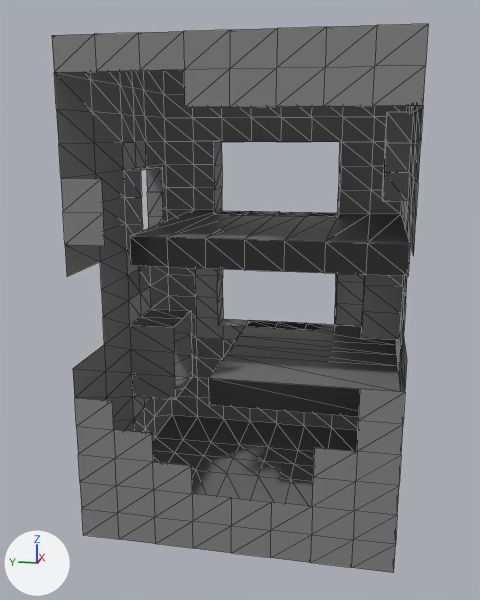
Two versions of the OBJ model app/src/main/assets/models/builddamage/buildd3.obj, one commit apart.
Rendered twice from a 50 mm lens placed at (-17.06, -2.88, 3.71), pointed at (-0.65, 0.41, -0.39). The axes (+X, +Y, +Z) are drawn at lower left. The lights are the same throughout. The first picture is the older version. Mesh edges are drawn as thin lines. Where no turn or scale is listed for an object, it has been applied to the vertices.
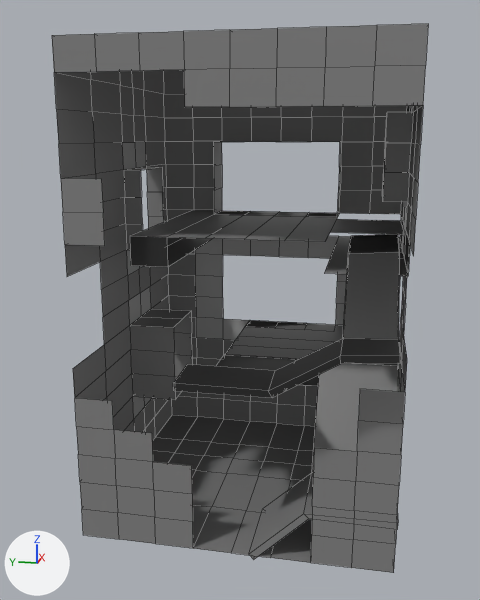
Location of each change, [x1, y1, x2, y2] in pixels of the pictures (480 x 600 px):
'Cube.001', added (black)
    after: [173, 234, 400, 398]
part 1 of me_cube, added
    after: [249, 364, 398, 559]
part 2 of me_cube, cut back
    before: [167, 214, 410, 340]
    after: [330, 219, 404, 234]
part 3 of me_cube, deleted
    before: [192, 355, 398, 558]

What the commit changed:
me_cube is used by ob_cube; location (0.0, 0.0, 0.0).
me_cube had 512 vertices, 912 faces and spanned x -3.69..3.69, y -3.69..3.69, z -5.71..5.71.
me_cube now has 505 vertices, 432 faces and spans x -3.69..3.69, y -3.71..3.69, z -5.82..5.71.
me_cube part 1: a new loose piece of 16 vertices spanning x -3.67..0.12, y -3.71..-0.41, z -5.82..-2.13, in mat_material (grey #818181).
me_cube part 2: 21 vertices removed from x -2.18..2.9, y -2.77..1.84, z -2.14..1.43; 4 vertices added at x -0.65..2.15, y -3.62..-1.84, z 1.43.
me_cube part 3: 6 vertices removed from x -3.69..-1.84, y -0.92..0.96, z -4.99..-2.14.
Mesh me_cube_001 is new.
It has 32 vertices, 30 faces and spans x -4.66..0.11, y -3.51..1.0, z -2.31..1.43.
It uses material mat_material_002 (black #252525).
Object 'Cube.001' (ob_cube_001) is new; it shows me_cube_001.
Its location is (0.0, 0.0, 0.0).
